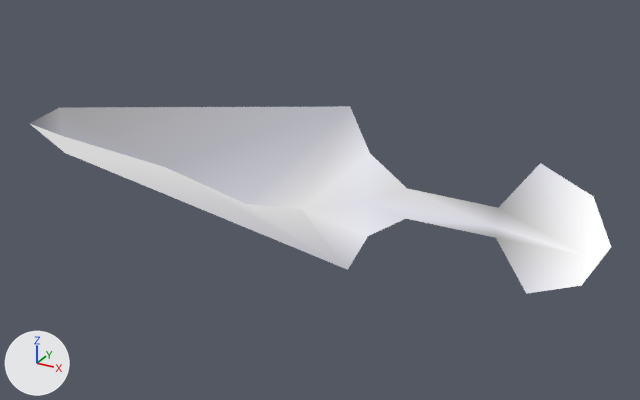
The glTF model public/enemies/swordman_b/parts/b_162_sw/b_162_sw.glb as it was, and as the next commit left it.
One viewpoint serves both versions: a camera (50 mm lens) standing at (3.85, -4.54, 2.17) and looking at (1.31, 0.09, -0.15). Lighting does not change. The marker at lower left points along +X, +Y and +Z. The picture after the commit comes second.

The first picture shows 'b_162_sw.001'.
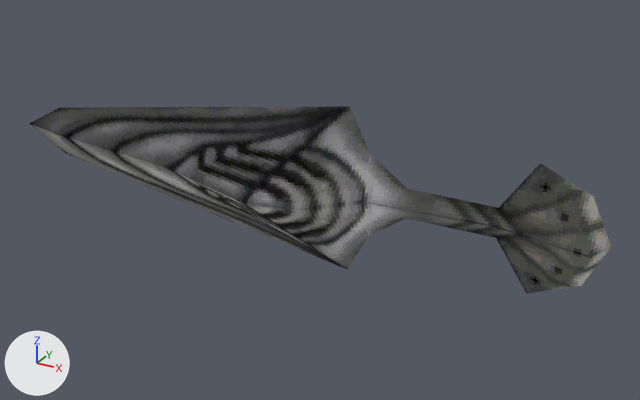
Changed parts and their boxes [x1, y1, x2, y2] in the pictures (640 x 400 px):
```json
{"object": "b_162_sw.001", "change": "surface changed", "before": [29, 106, 611, 294], "after": [29, 106, 611, 294], "on screen": "white to grey"}
```

Scene script edits in JSON lines:
```json
{"op": "add", "block": "img_ankoku_a_bk_png", "code": ["img_ankoku_a_bk_png = load_image('ankoku_a_bk.png', '../../b_162/ankoku_a_bk.png', 128, 256, 'sRGB')"]}
{"block": "mat_a_black", "change": "nodes: BsdfTransparent, Emission, LightPath, MixShader, OutputMaterial, VertexColor"}
{"block": "mat_a_black", "change": "nodes: BsdfTransparent, Emission, LightPath, Math x3, Mix, MixShader x2, OutputMaterial, TexImage, VertexColor"}
{"block": "mat_a_black", "change": "uses the picture img_ankoku_a_bk_png"}
```
